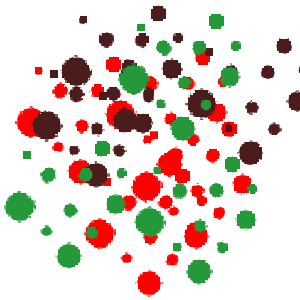
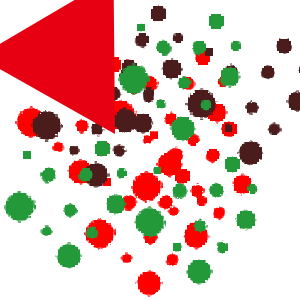
Layer changes from the first 300px x 300px image to the second:
added layer "多角形 1" above "背景" over left=0, top=0, right=115, bottom=134
added layer "背景" over left=0, top=0, right=115, bottom=134
